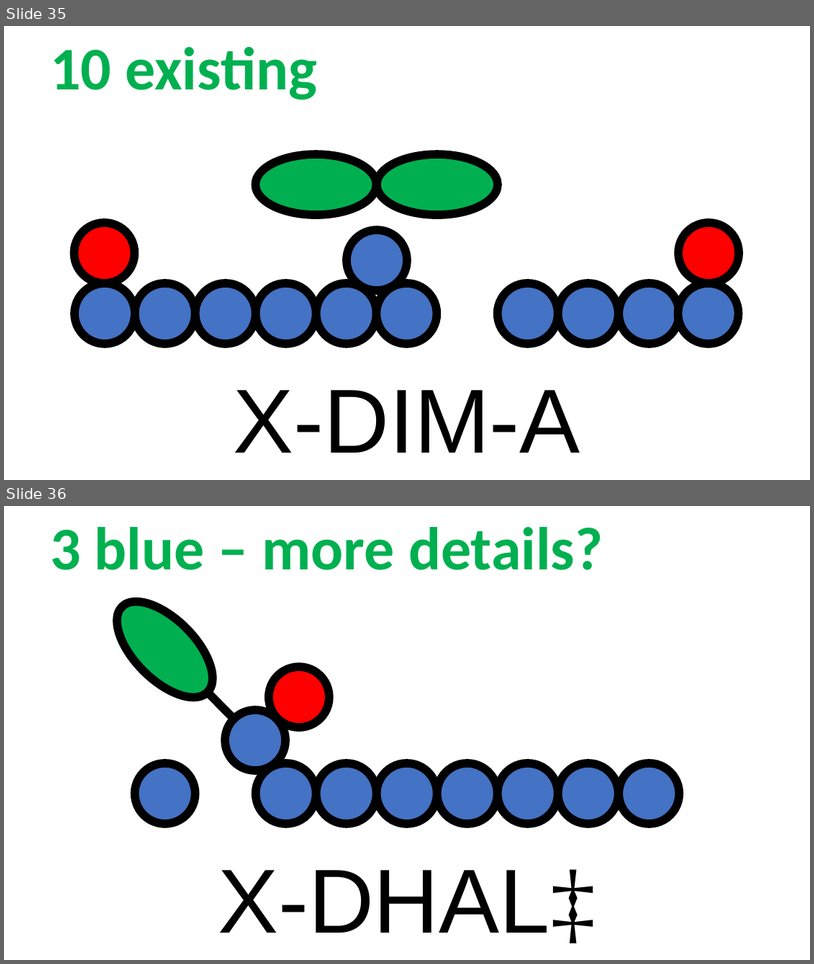
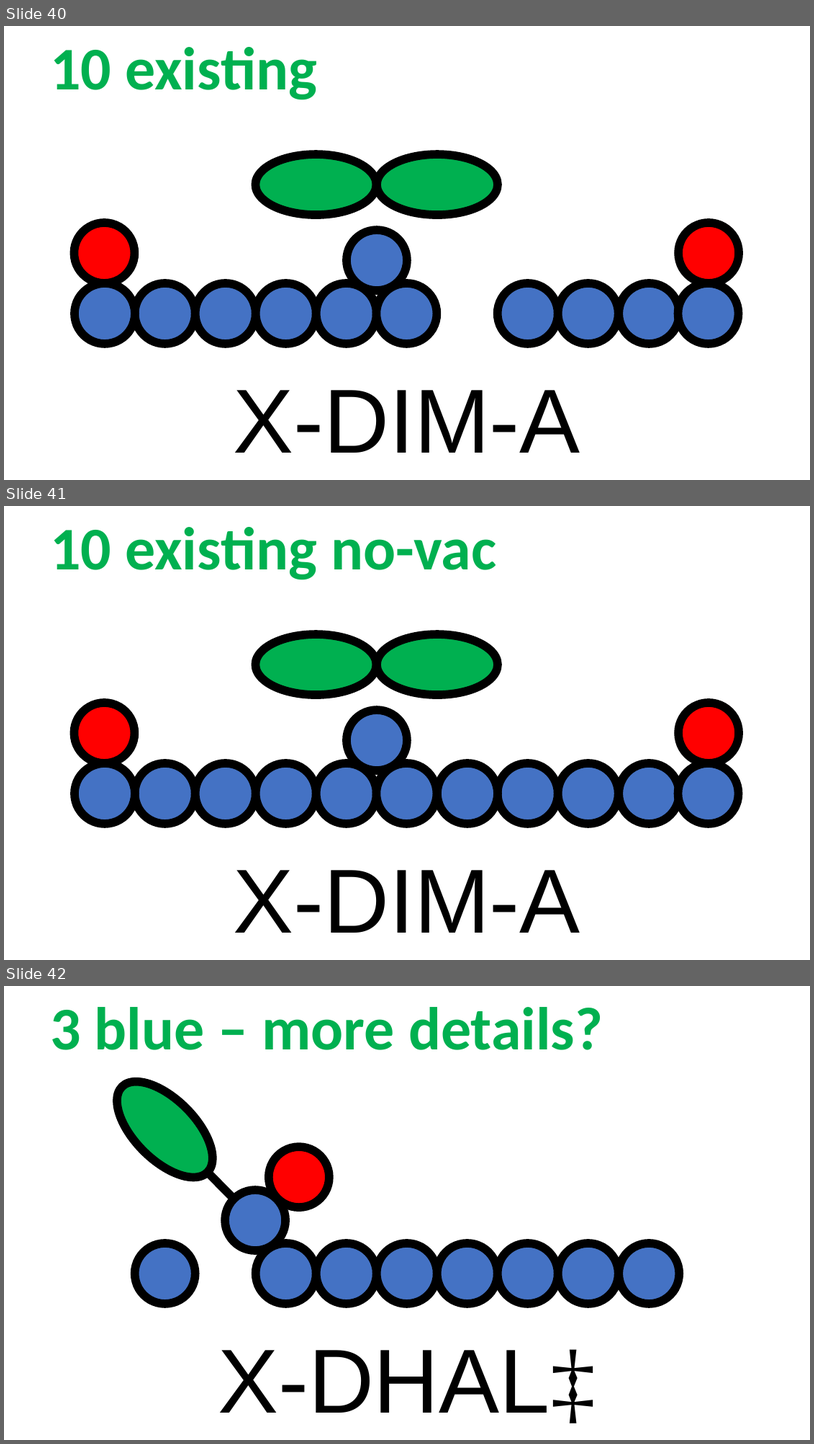
Before and after one commit to rzk1/ullmann, a slide deck: Labels/labels.pptx. Shown one above the other, each under a label of ours: slides 35 and 36 before the commit, slides 40, 41 and 42 after it. The pictures are 814x964 and 814x1444 pixels, drawn with LibreOffice and Linux fonts; fonts in the diff are those of the drawing. Boxes give left, top, right and bottom in pixels: in the first picture for what was removed or moved away, otherwise in the second. Text is boxed around its words. In the diff, an @@ line names an element or a change of style, - is before the commit and + after.

```diff
--- a/Labels/labels.pptx
+++ b/Labels/labels.pptx
@@ slide 41 added at bbox=[4, 506, 810, 960], background #FFFFFF @@
@@ text added at bbox=[50, 527, 496, 580], 72 pt, text #00B050, bold @@
+10 existing no-vac
@@ ellipse added at bbox=[256, 634, 377, 695], fill #00B050, outline #000000 10 pt @@
@@ ellipse added at bbox=[377, 634, 498, 695], fill #00B050, outline #000000 10 pt @@
@@ ellipse added at bbox=[74, 703, 134, 763], fill #FF0000, outline #000000 10 pt @@
@@ ellipse added at bbox=[347, 710, 407, 770], fill #4472C4, outline #000000 10 pt @@
@@ ellipse added at bbox=[679, 703, 740, 763], fill #FF0000, outline #000000 10 pt @@
@@ ellipse added at bbox=[75, 763, 135, 824], fill #4472C4, outline #000000 10 pt @@
@@ ellipse added at bbox=[134, 763, 196, 824], fill #4472C4, outline #000000 10 pt @@
@@ ellipse added at bbox=[196, 763, 256, 824], fill #4472C4, outline #000000 10 pt @@
@@ ellipse added at bbox=[256, 763, 316, 824], fill #4472C4, outline #000000 10 pt @@
@@ ellipse added at bbox=[316, 763, 377, 824], fill #4472C4, outline #000000 10 pt @@
@@ ellipse added at bbox=[377, 763, 437, 824], fill #4472C4, outline #000000 10 pt @@
@@ ellipse added at bbox=[437, 763, 498, 824], fill #4472C4, outline #000000 10 pt @@
@@ ellipse added at bbox=[498, 763, 558, 824], fill #4472C4, outline #000000 10 pt @@
@@ ellipse added at bbox=[558, 763, 619, 824], fill #4472C4, outline #000000 10 pt @@
@@ ellipse added at bbox=[619, 763, 680, 824], fill #4472C4, outline #000000 10 pt @@
@@ ellipse added at bbox=[679, 763, 739, 824], fill #4472C4, outline #000000 10 pt @@
@@ text added at bbox=[233, 870, 581, 932], 108 pt, text #000000 @@
+X-DIM-A
@@ what was slide 35 is now slide 40 @@
@@ what was slide 36 is now slide 42 @@
```
Also in this commit, not shown: 5 other slides added, 10 other files.
